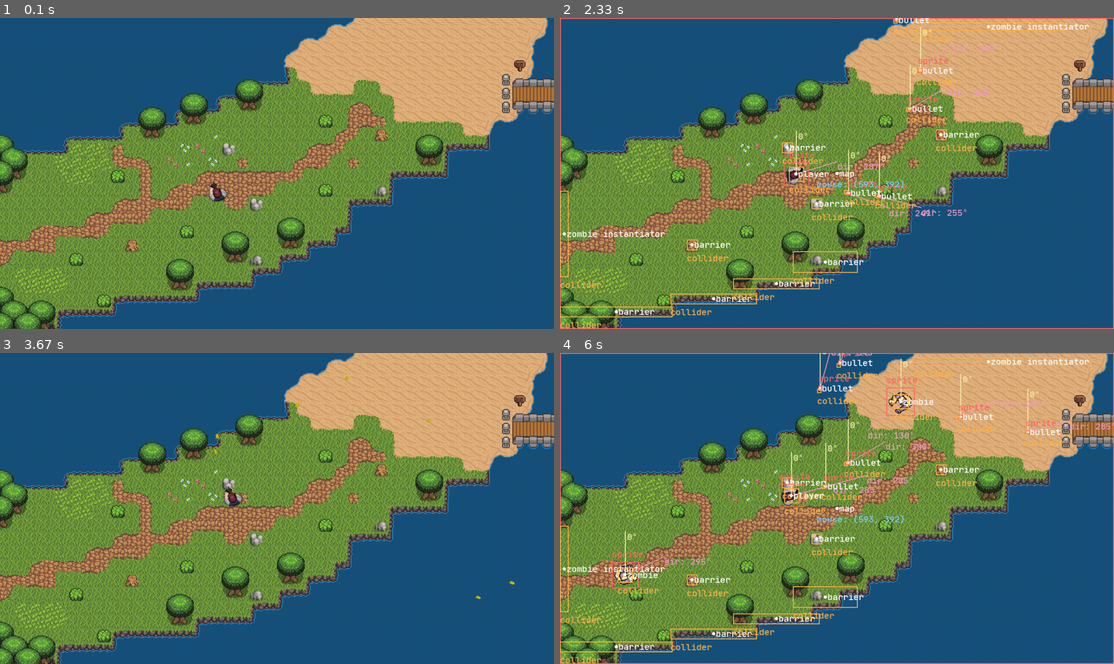
Above: before the commit, frames 1-4 (two rows, left to right).
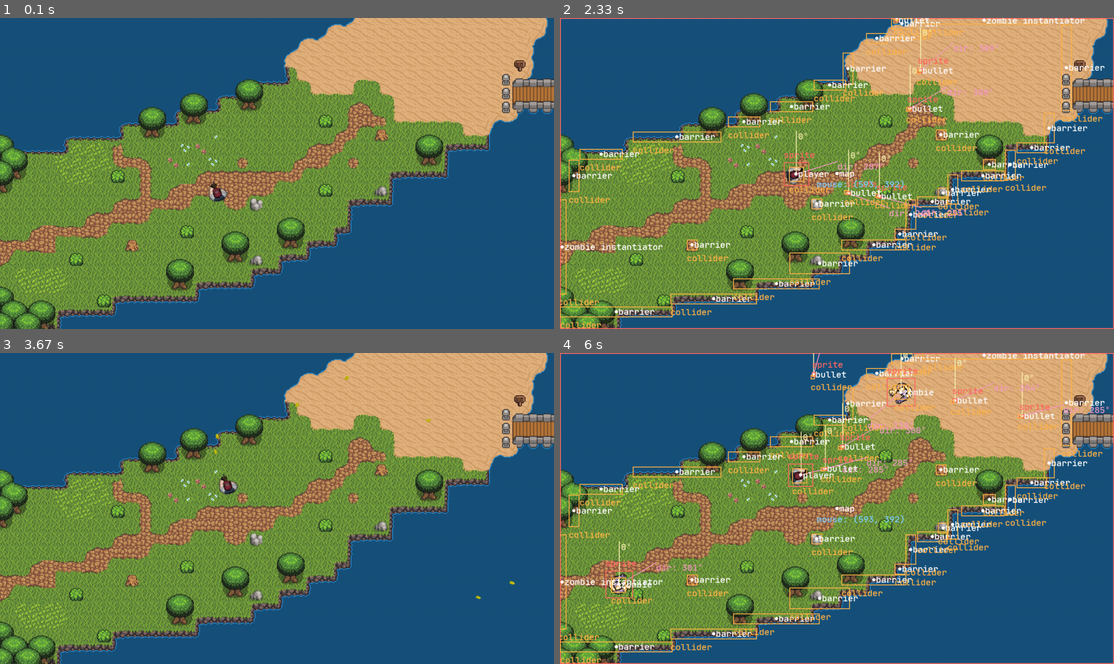
Above: after the commit, the same moments.

Repository: JNetoGH/Pygame-Zombies
Game: pygame game, started from main.py
Same seed, same stepped clock (60 frames per second), same inputs: the game is played once before the commit and once after it.
Inputs (mouse positions are in pixels of both pictures, inside the frame that each line leads up to):
- Up to frame 1 (0.1 s): no input
- Up to frame 2 (2.33 s): tap Z at 0.33, 0.82, 2.15 s; hold Right 0.67-1.13 s; move the mouse to (814, 185) at 0.7 s; tap Space at 0.73, 1.03, 1.23, 1.57, 1.87, 2.07 s; hold Up 1.17-1.47 s; hold Right 1.5-1.97 s; hold Left from 2 s (still down)
- Up to frame 3 (3.67 s): tap Space at 2.37, 2.63, 2.97, 3.27, 3.4 s; release Left at 2.53 s; hold Down 2.57-2.87 s; hold Left 2.9-3.3 s; hold Up from 3.33 s (still down); tap Z at 3.48 s
- Up to frame 4 (6 s): release Up at 3.7 s; hold Right 3.73-4.37 s; tap Space at 3.8, 4.1, 4.47, 4.87, 5.17, 5.37, 5.67, 5.87 s; hold Down 4.4-4.77 s; hold Left 4.8-5.27 s; tap Z at 4.95 s; hold Right 5.3-5.77 s; hold Up from 5.8 s (still down)

The runs differ from the first frame. In frame 1, less than 0.1% of the frame differs, in the area x 40-43%, y 40-45%; in frame 2, 5.9%; in frame 3, 0.3%; in frame 4, 11%, in the area x 0-100%, y 0-93%.

Commit message:
Added all MapGrass Colisions

Diff:
--- a/game_object_map.py
+++ b/game_object_map.py
@@ -23,17 +23,39 @@
         super().__init__("res/map.png")
 
     def start(self):
-        rock_1 = Barrier(position=Vector2(525, 300), width=25, height=25)
-        rock_2 = Barrier(position=Vector2(593, 430), width=25, height=25)
+
+        rock_1 = Barrier(position=Vector2(593, 430), width=25, height=25)
+        rock_2 = Barrier(position=Vector2(885, 405), width=25, height=25)
         stump_1 = Barrier(position=Vector2(880, 270), width=25, height=25)
         stump_2 = Barrier(position=Vector2(305, 525), width=25, height=25)
+        stump_3 = Barrier(position=Vector2(992, 339), width=30, height=25)
         wall_1 = Barrier(position=Vector2(130, 680), width=260, height=25)
         wall_2 = Barrier(position=Vector2(355, 650), width=200, height=25)
         wall_3 = Barrier(position=Vector2(500, 615), width=200, height=25)
-        wall_4 = Barrier(position=Vector2(613, 565), width=150, height=50)
-        wall_5 = Barrier(position=Vector2(613, 555), width=100, height=25)
+        wall_4 = Barrier(position=Vector2(600, 568), width=140, height=50)
+        wall_5 = Barrier(position=Vector2(725, 525), width=150, height=25)
+        wall_6 = Barrier(position=Vector2(785, 500), width=25, height=25)
+        wall_7 = Barrier(position=Vector2(810, 455), width=25, height=70)
+        wall_8 = Barrier(position=Vector2(860, 425), width=70, height=25)
+        wall_9 = Barrier(position=Vector2(907, 397), width=25, height=70)
+        wall_10 = Barrier(position=Vector2(977, 365), width=100, height=25)
+        wall_11 = Barrier(position=Vector2(1040, 340), width=25, height=70)
+        wall_12 = Barrier(position=Vector2(1090, 300), width=70, height=25)
+        wall_13 = Barrier(position=Vector2(1130, 255), width=25, height=70)
+        wall_14 = Barrier(position=Vector2(1170, 115), width=25, height=200)
+        wall_15 = Barrier(position=Vector2(790, 13), width=50, height=25)
+        wall_16 = Barrier(position=Vector2(732, 47), width=50, height=25)
+        wall_17 = Barrier(position=Vector2(665, 117), width=25, height=75)
+        wall_18 = Barrier(position=Vector2(623, 155), width=75, height=25)
+        wall_19 = Barrier(position=Vector2(535, 205), width=100, height=25)
+        wall_20 = Barrier(position=Vector2(425, 240), width=75, height=25)
+        wall_21 = Barrier(position=Vector2(270, 275), width=205, height=25)
+        wall_22 = Barrier(position=Vector2(95, 315), width=100, height=25)
+        wall_23 = Barrier(position=Vector2(32, 365), width=25, height=75)
 
-        self.scene.add_game_objects(rock_1, rock_2, stump_1, stump_2, wall_1, wall_2, wall_3, wall_4)
+        self.scene.add_game_objects(rock_1, rock_2, stump_1, stump_2, stump_3,
+            wall_1, wall_2, wall_3, wall_4, wall_5, wall_6, wall_7, wall_8, wall_9,wall_10, wall_11, wall_12, wall_13, wall_14,
+            wall_15, wall_16, wall_17, wall_18, wall_19, wall_20, wall_21, wall_22, wall_23)
 
 
 
--- a/main.py
+++ b/main.py
@@ -10,8 +10,8 @@
 
 map = MapGrass()
 player = Player(initial_position=Vector2(500, 400))
-zombie_instantiator_1 = ZombieInstantiator(position=Vector2(10, 500), width=20, height=200, instantiation_frequency_in_seg= 4)
-zombie_instantiator_2 = ZombieInstantiator(position=Vector2(990, 20), width=350, height=20, instantiation_frequency_in_seg= 4)
+zombie_instantiator_1 = ZombieInstantiator(position=Vector2(5, 530), width=20, height=220, instantiation_frequency_in_seg= 4)
+zombie_instantiator_2 = ZombieInstantiator(position=Vector2(980, 5), width=287, height=20, instantiation_frequency_in_seg= 4)
 
 
 main_scene = Scene(game_loop.GameSurface)
Binary file changed: res/map.png
